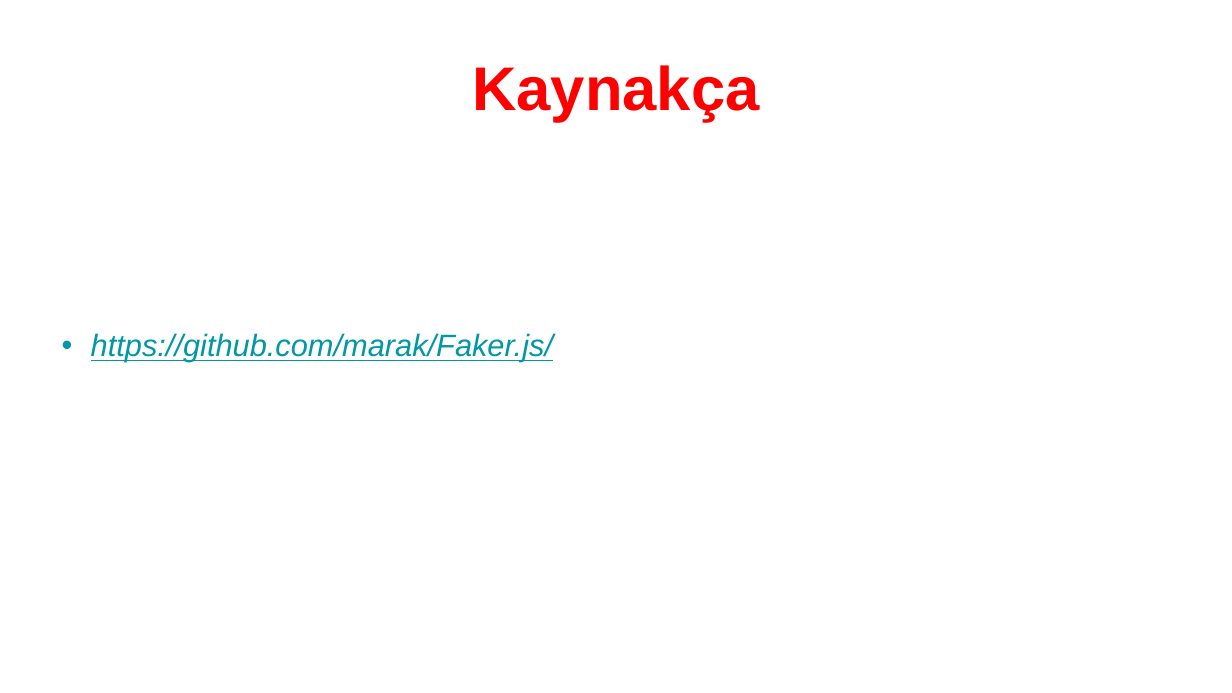
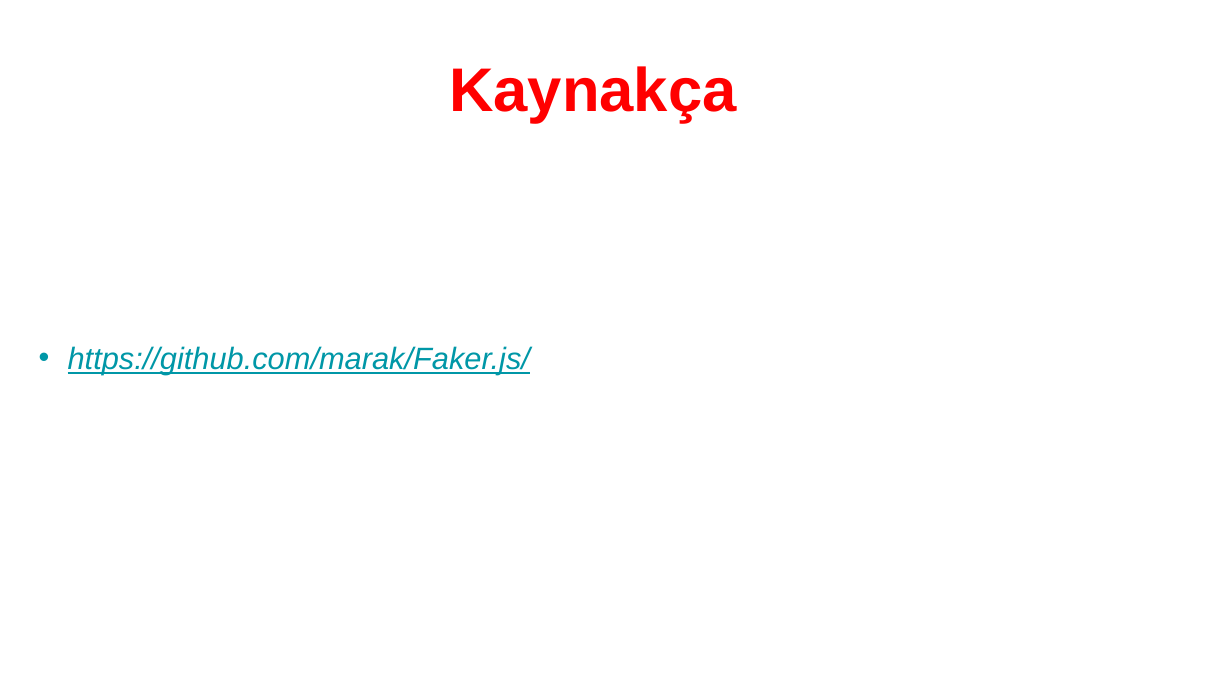
Before and after one commit to yildirim038/hicoders-kurs, a slide deck: slide 9 of js/week14/sunum/Javascript-Libraries.pptx. Drawn at 1232x693 pixels with LibreOffice and Linux fonts; fonts in the diff are those of the drawing. Boxes give left, top, right and bottom in pixels: in the first picture for what was removed or moved away, otherwise in the second. Text is boxed around its words. In the diff, an @@ line names an element or a change of style, - is before the commit and + after.

```diff
--- a/js/week14/sunum/Javascript-Libraries.pptx
+++ b/js/week14/sunum/Javascript-Libraries.pptx
@@ title "Kaynakça": place and size @@
-title "Kaynakça" at [472,65,760,121]
+title "Kaynakça" at [449,66,737,123]
@@ subtitle "https://github.com/marak/Faker.js/": place and size @@
-subtitle "https://github.com/marak/Faker.js/" at [91,333,553,362]
+subtitle "https://github.com/marak/Faker.js/" at [68,346,530,374]
```
Also in this commit, not shown: 1 other slide changed, 11 other files.
